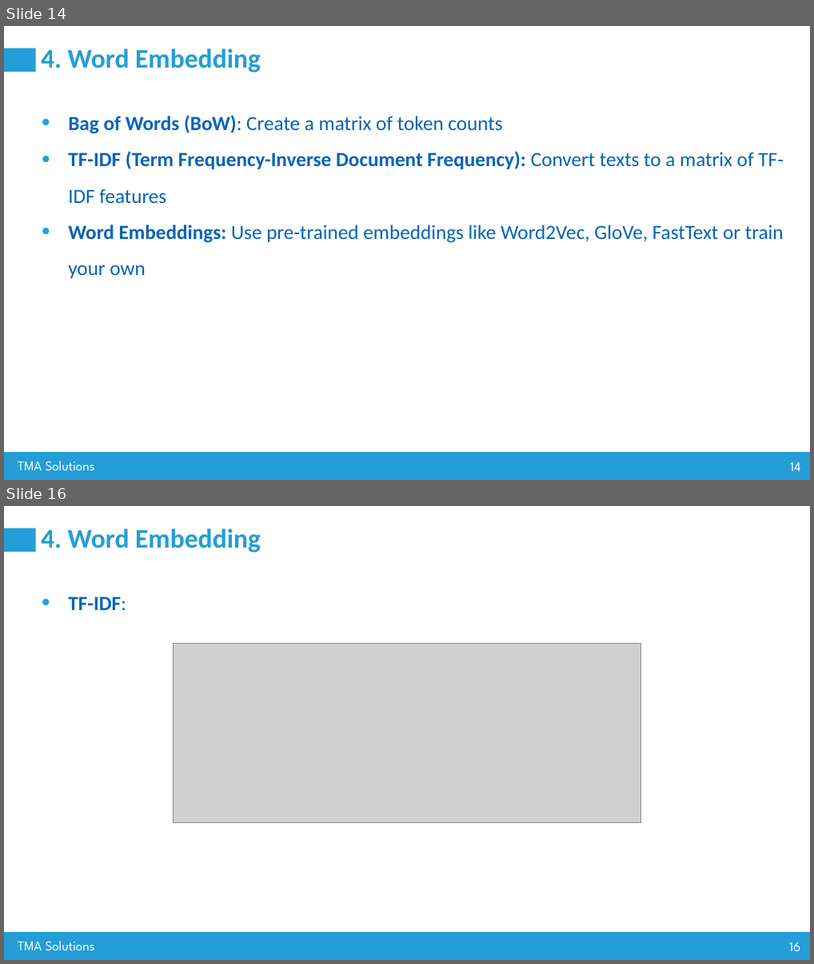
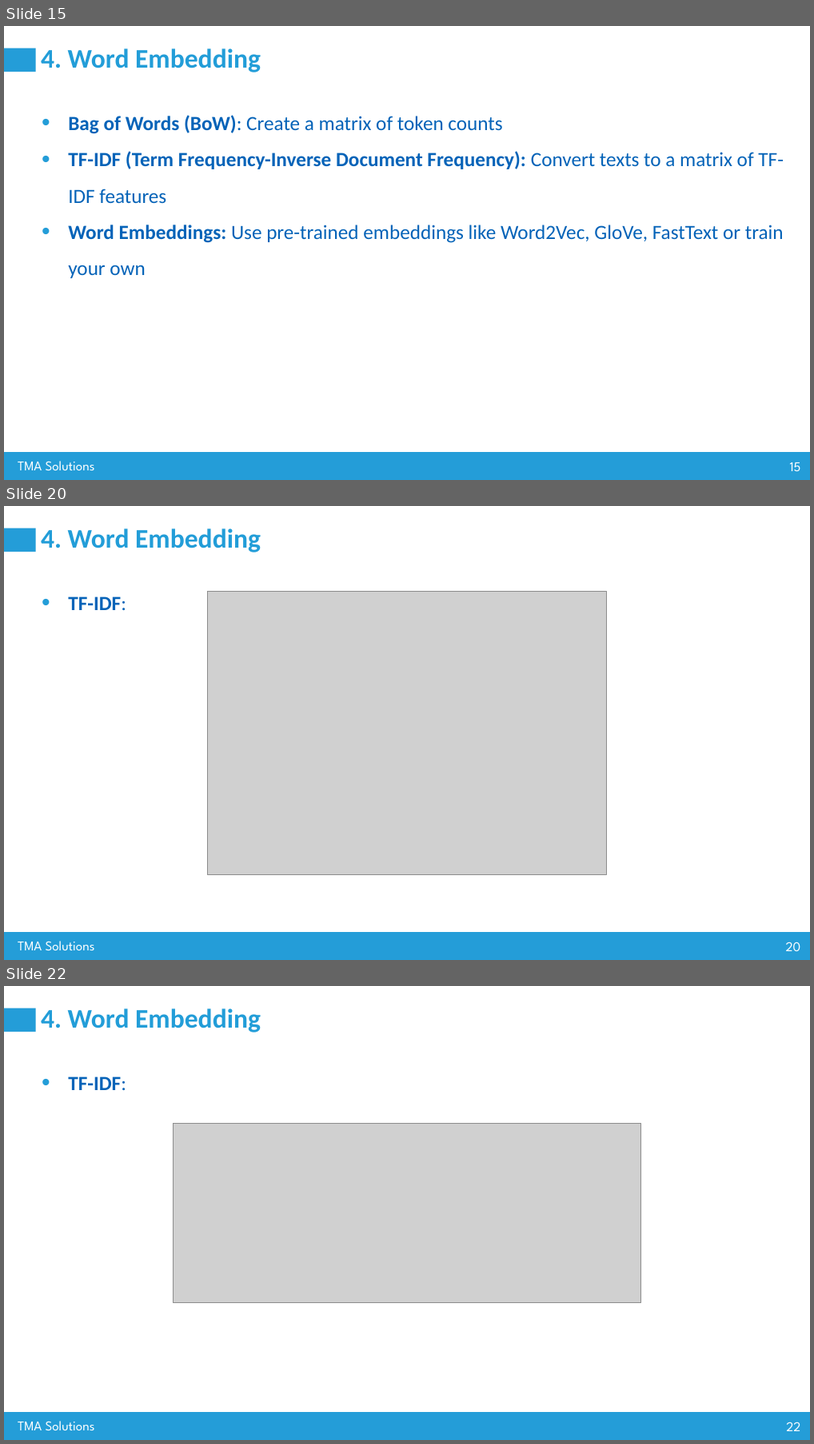
Before and after one commit to nguyenvanhuy0612/DL-1, a slide deck: Workshop-3_AI Advance Training_Group 80.pptx. Shown one above the other, each under a label of ours: slides 14 and 16 before the commit, slides 15, 20 and 22 after it; the slides between them are not shown. The pictures are 814x964 and 814x1444 pixels, drawn with LibreOffice and Linux fonts; fonts in the diff are those of the drawing; grey boxes stand for pictures. Boxes give left, top, right and bottom in pixels: in the first picture for what was removed or moved away, otherwise in the second. Text is boxed around its words. In the diff, an @@ line names an element or a change of style, - is before the commit and + after.

```diff
--- a/Workshop-3_AI Advance Training_Group 80.pptx
+++ b/Workshop-3_AI Advance Training_Group 80.pptx
@@ slide 20 added at (4, 506, 810, 960), background #FFFFFF; not listed: 4 template elements that a slide beside it also shows @@
@@ title added at (41, 528, 261, 552), 32 pt, text #229DD8, bold @@
+4. Word Embedding
@@ text added at (68, 596, 126, 610), 24 pt, text #0563B8, bold @@
+• TF-IDF:
@@ picture added at (207, 592, 607, 875) @@
@@ what was slide 14 is now slide 15 @@
@@ page number at (790, 462, 802, 471): text changed @@
-14
+15
@@ what was slide 16 is now slide 22 @@
@@ page number at (786, 1421, 801, 1431): text changed @@
-16
+22
```
Also in this commit, not shown: 3 slides changed, 6 other slides added, 3 other files.
